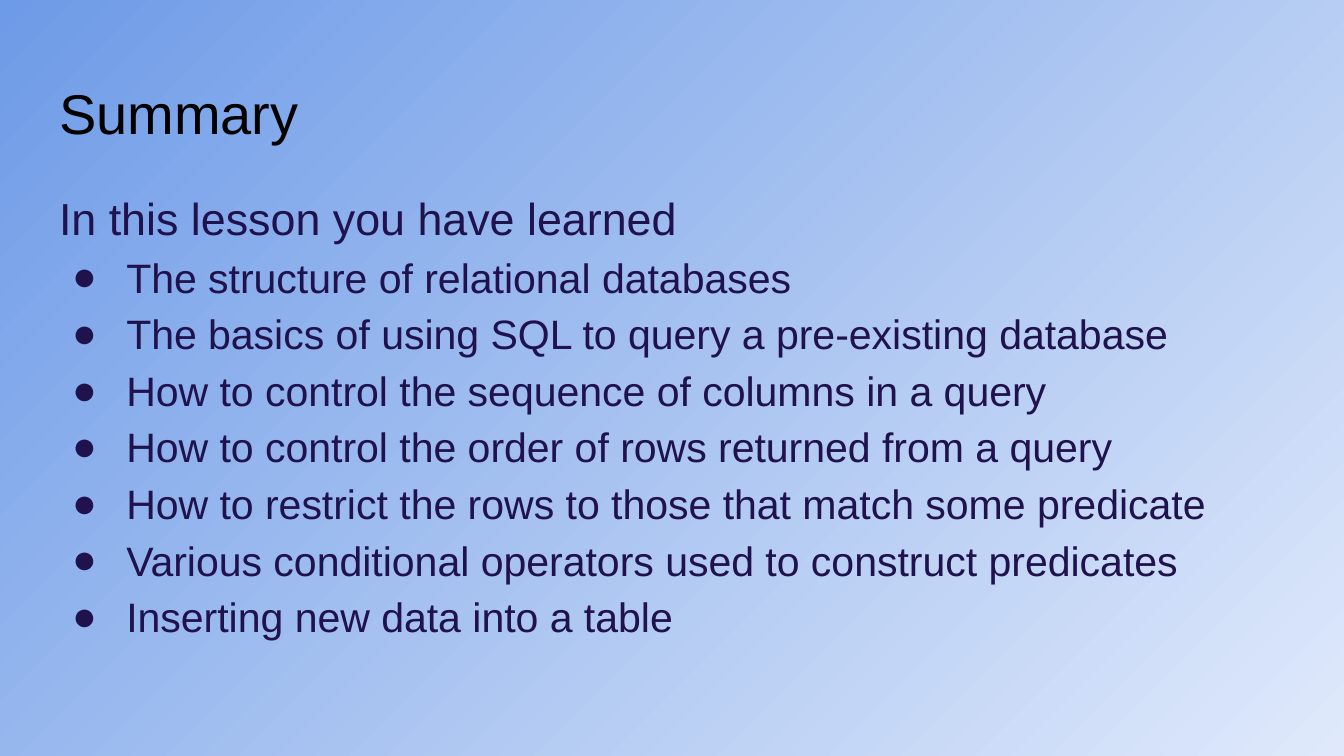
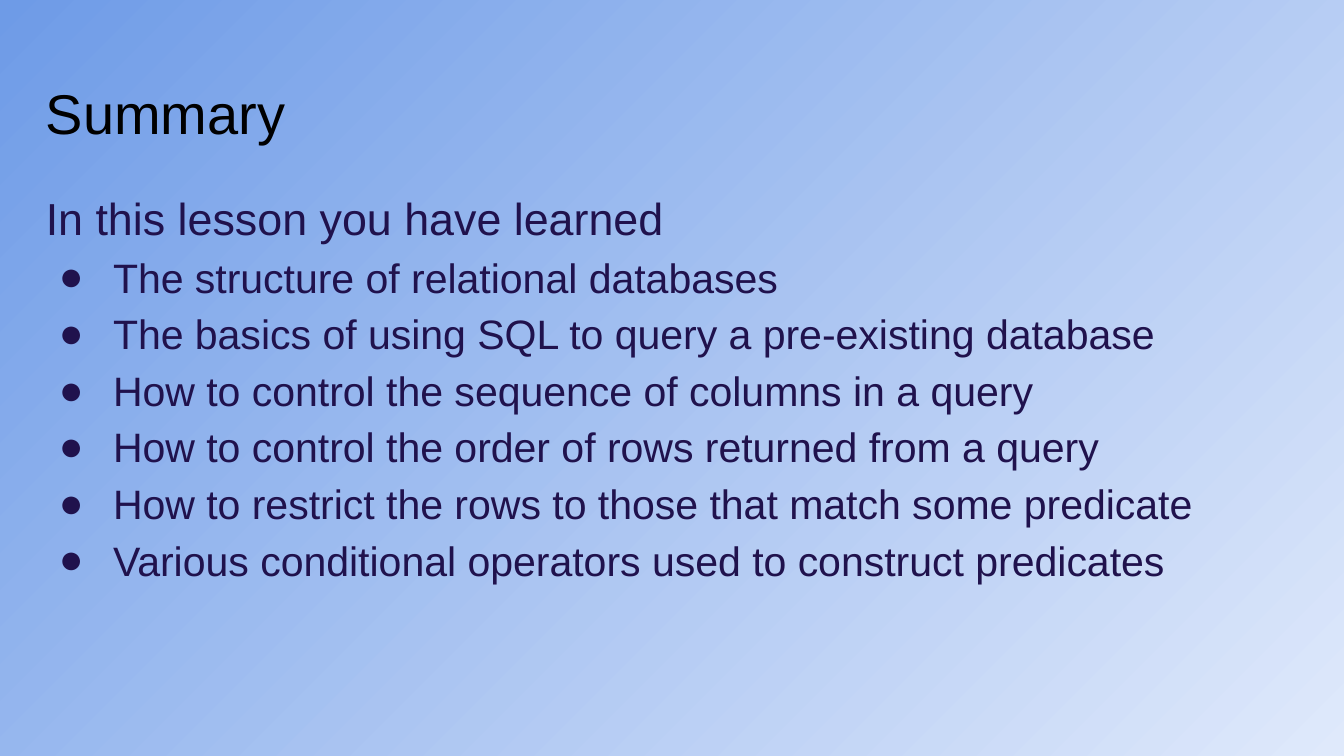
Before and after one commit to CodeYourFuture/syllabus, a slide deck: slide 39 of docs/db/db_b/week-1/CYF_DB_1.pptx (slide 42 before the commit). Drawn at 1344x756 pixels with LibreOffice and Linux fonts; fonts in the diff are those of the drawing. Boxes give left, top, right and bottom in pixels: in the first picture for what was removed or moved away, otherwise in the second. Text is boxed around its words. In the diff, an @@ line names an element or a change of style, - is before the commit and + after.

```diff
--- a/docs/db/db_b/week-1/CYF_DB_1.pptx
+++ b/docs/db/db_b/week-1/CYF_DB_1.pptx
@@ title "Summary" moved from (x1=59, y1=95, x2=298, y2=144) to (x1=46, y1=95, x2=285, y2=144) @@
@@ text at (x1=126, y1=602, x2=673, y2=641): paragraph removed @@
-● Inserting new data into a table
```
Also in this commit, not shown: 4 other slides changed, 1 slide added, 4 slides removed, 2 other files.
